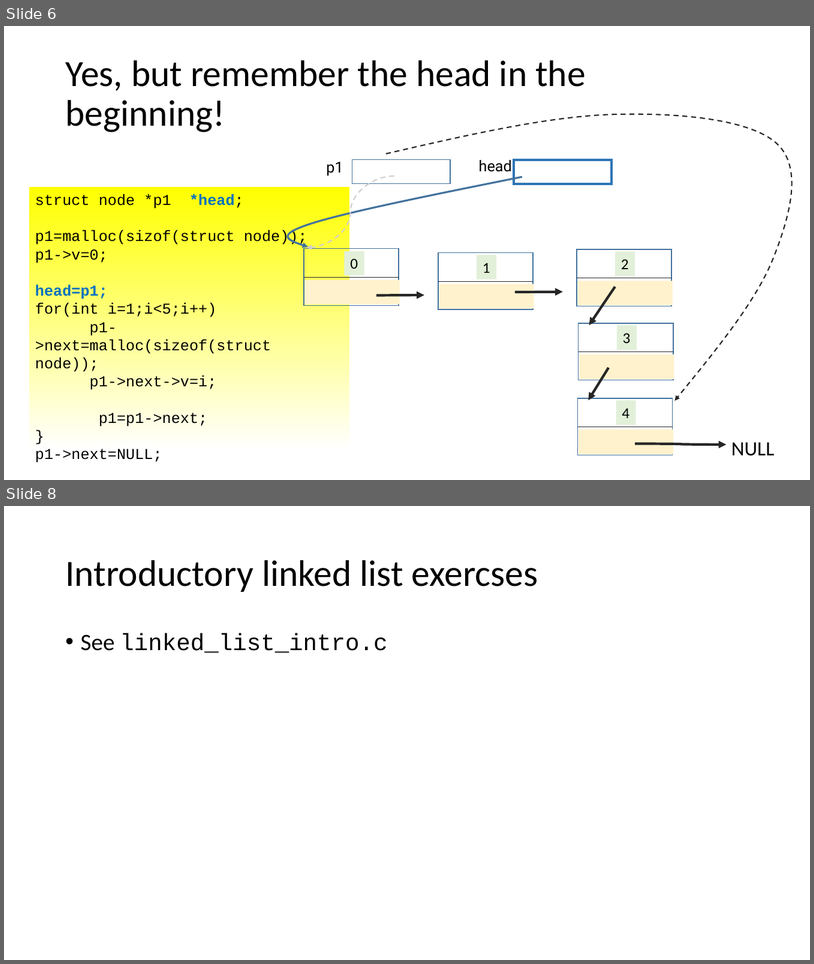
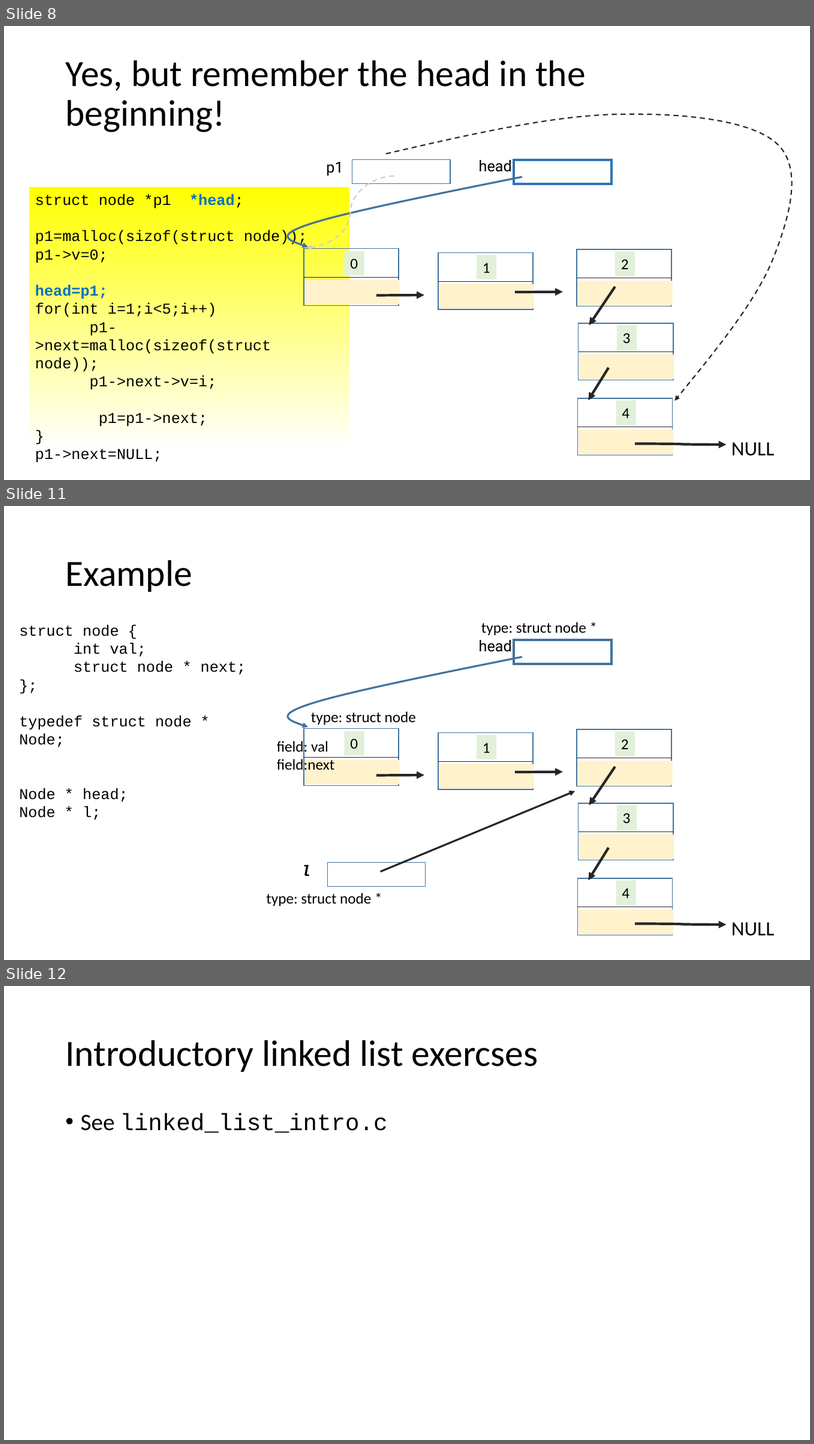
Before and after one commit to rbadrinath/FCP, a slide deck: slides/14-LinkedLists.pptx. Shown one above the other, each under a label of ours: slides 6 and 8 before the commit, slides 8, 11 and 12 after it; the slides between them are not shown. The pictures are 814x964 and 814x1444 pixels, drawn with LibreOffice and Linux fonts; fonts in the diff are those of the drawing. Boxes give left, top, right and bottom in pixels: in the first picture for what was removed or moved away, otherwise in the second. Text is boxed around its words. In the diff, an @@ line names an element or a change of style, - is before the commit and + after.

```diff
--- a/slides/14-LinkedLists.pptx
+++ b/slides/14-LinkedLists.pptx
@@ slide 11 added at bbox=[4, 506, 810, 960], background #FFFFFF @@
@@ title added at bbox=[65, 560, 192, 592], 44 pt, text #000000 @@
+Example
@@ text added at bbox=[19, 624, 246, 820], 18 pt, text #000000 @@
+struct node {
+int val;
+struct node * next;
+};
+typedef struct node * Node;
+Node * head;
+Node * l;
@@ text added at bbox=[482, 622, 587, 635], 18 pt, text #000000 @@
+type: struct node *
@@ text added at bbox=[479, 640, 512, 652], 18 pt, text #000000 @@
+head
@@ rectangle added at bbox=[514, 640, 612, 664], outline #43739E 3 pt @@
@@ freeform shape added at bbox=[290, 657, 523, 727], outline #43739E 2.25 pt @@
@@ text added at bbox=[311, 711, 416, 724], 18 pt, text #000000 @@
+type: struct node
@@ text added at bbox=[277, 739, 335, 774], 18 pt, text #000000 @@
+field: val
+field:next
@@ group added at bbox=[304, 729, 400, 786]: 3 rectangles, 1 line @@
+0
@@ group added at bbox=[377, 733, 534, 790]: 3 rectangles, 1 line, 1 arrow @@
+1
@@ group added at bbox=[515, 729, 673, 786]: 3 rectangles, 1 line, 1 arrow @@
+2
@@ group added at bbox=[579, 767, 675, 860]: 3 rectangles, 1 line, 1 arrow @@
+3
@@ arrow added from (381, 871) to (576, 791), #262626 2.25 pt @@
@@ group added at bbox=[578, 847, 674, 935]: 3 rectangles, 1 line, 1 arrow @@
+4
@@ text added at bbox=[302, 864, 311, 876], 18 pt, text #000000, bold, italic @@
+l
@@ rectangle added at bbox=[327, 862, 426, 886], outline #43739E 1 pt @@
@@ text added at bbox=[266, 892, 371, 906], 18 pt, text #000000 @@
+type: struct node *
@@ curved arrow added from (636, 924) to (727, 924), #262626 3 pt @@
@@ text added at bbox=[732, 922, 774, 936], 24 pt, text #000000 @@
+NULL
@@ what was slide 6 is now slide 8 @@
@@ what was slide 8 is now slide 12 @@
```
Also in this commit, not shown: 1 slide changed, 3 other slides added.
